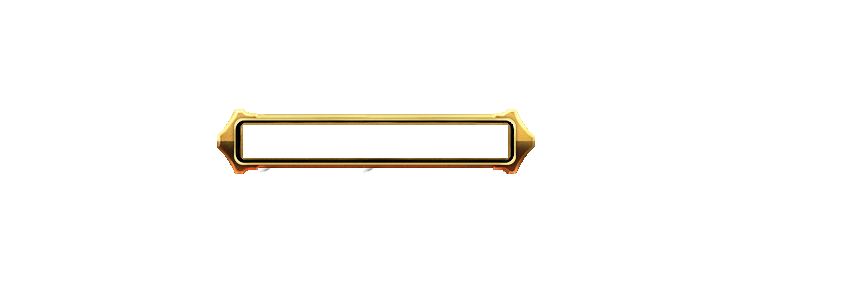
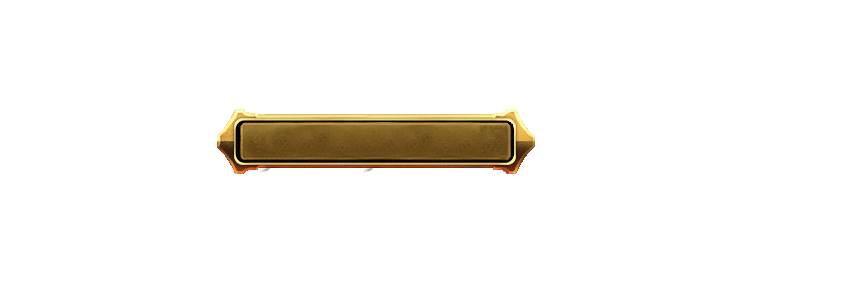
Layered file, before and after one edit (w=850, h=283). Changes by layer:
painted on "Layer 2 copy" over [243,125,508,158]
